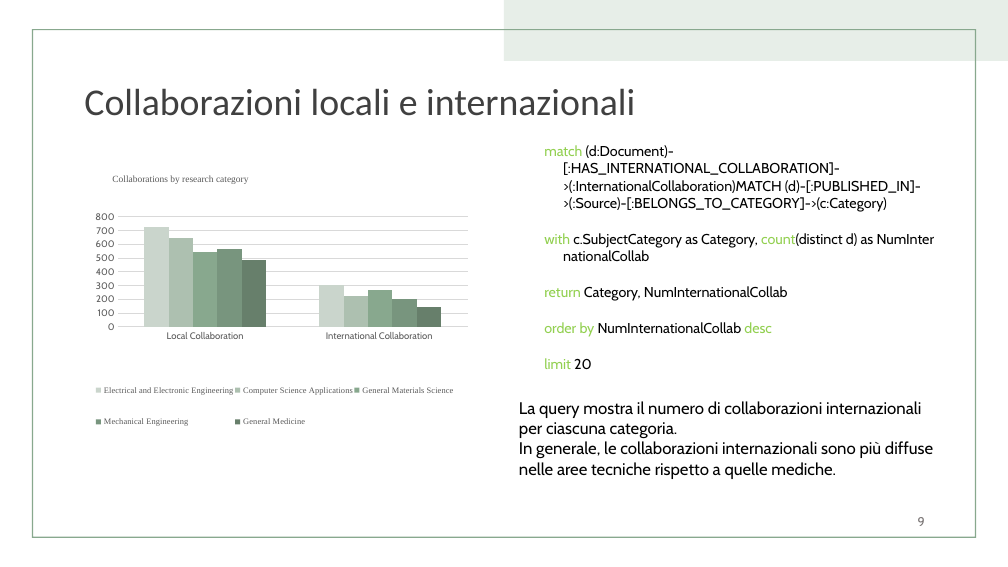
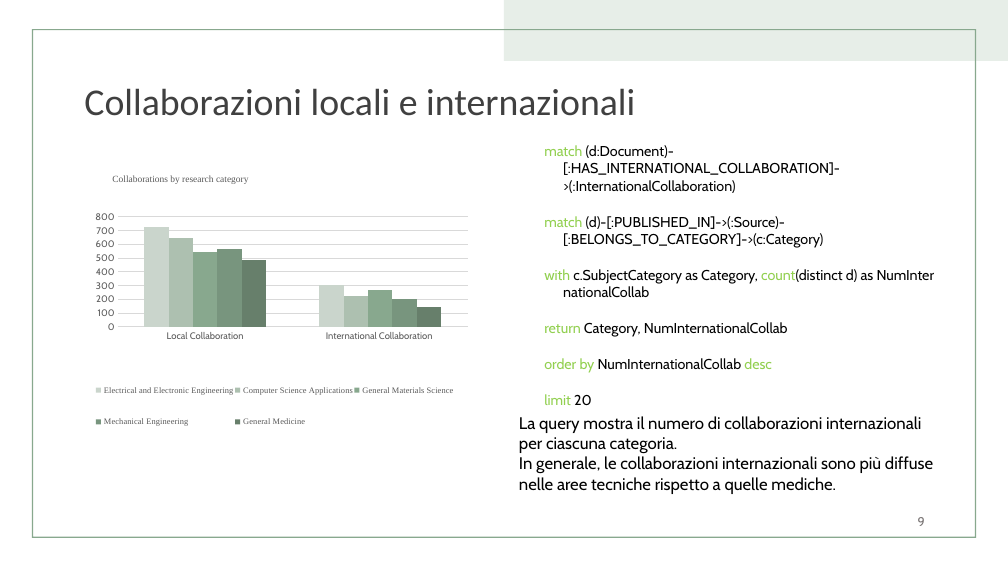
Before and after one commit to sofia-223/UnimoreKnowledgeGraph, a slide deck: slide 9 of Analysis of Thematica Crtitical Mass in the UNIMORE presentazione.pptx. Drawn at 1008x567 pixels with LibreOffice and Linux fonts; fonts in the diff are those of the drawing. Boxes give left, top, right and bottom in pixels: in the first picture for what was removed or moved away, otherwise in the second. Text is boxed around its words. In the diff, an @@ line names an element or a change of style, - is before the commit and + after.

```diff
--- a/Analysis of Thematica Crtitical Mass in the UNIMORE presentazione.pptx
+++ b/Analysis of Thematica Crtitical Mass in the UNIMORE presentazione.pptx
@@ text at <box>544,145,840,248</box>: text changed @@
-match (d:Document)-[:HAS_INTERNATIONAL_COLLABORATION]->(:InternationalCollaboration)MATCH (d)-[:PUBLISHED_IN]->(:Source)-[:BELONGS_TO_CATEGORY]->(c:Category)
+match (d:Document)-[:HAS_INTERNATIONAL_COLLABORATION]->(:InternationalCollaboration)
+match (d)-[:PUBLISHED_IN]->(:Source)-[:BELONGS_TO_CATEGORY]->(c:Category)
@@ text "La query mostra il numero ...": place and size @@
-text "La query mostra il numero ..." at <box>519,401,933,479</box>
+text "La query mostra il numero ..." at <box>519,416,933,494</box>
```
Also in this commit, not shown: 7 other slides changed, 1 slide added, 1 other file.
